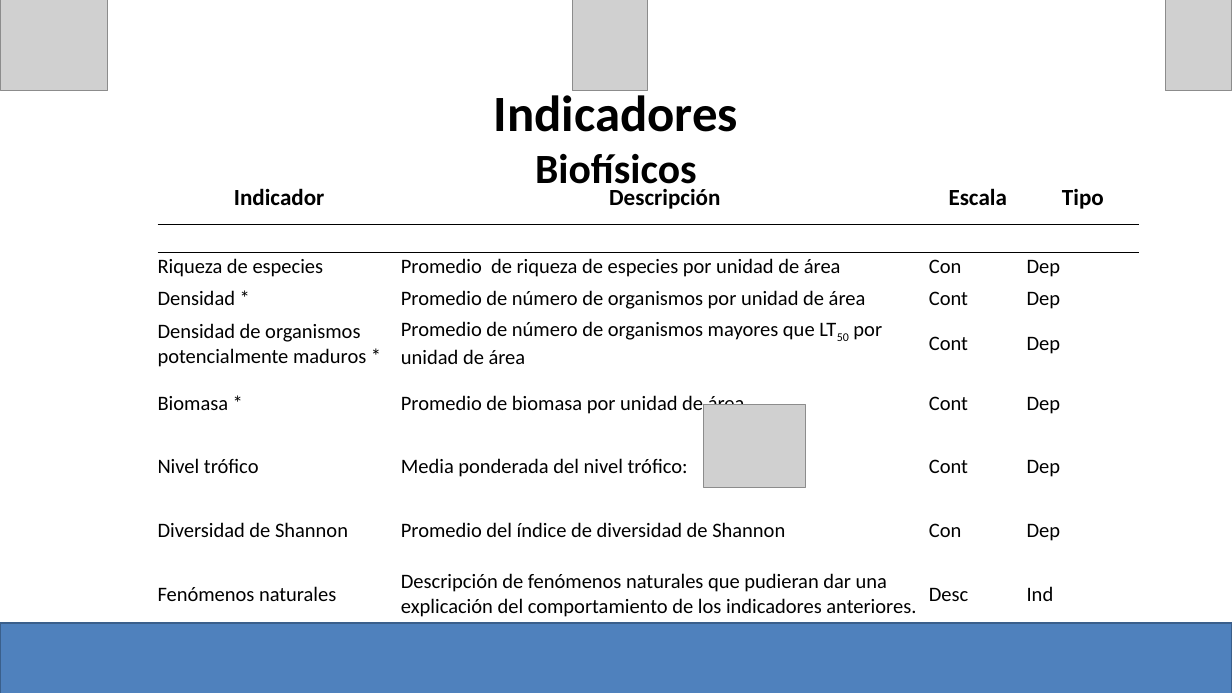
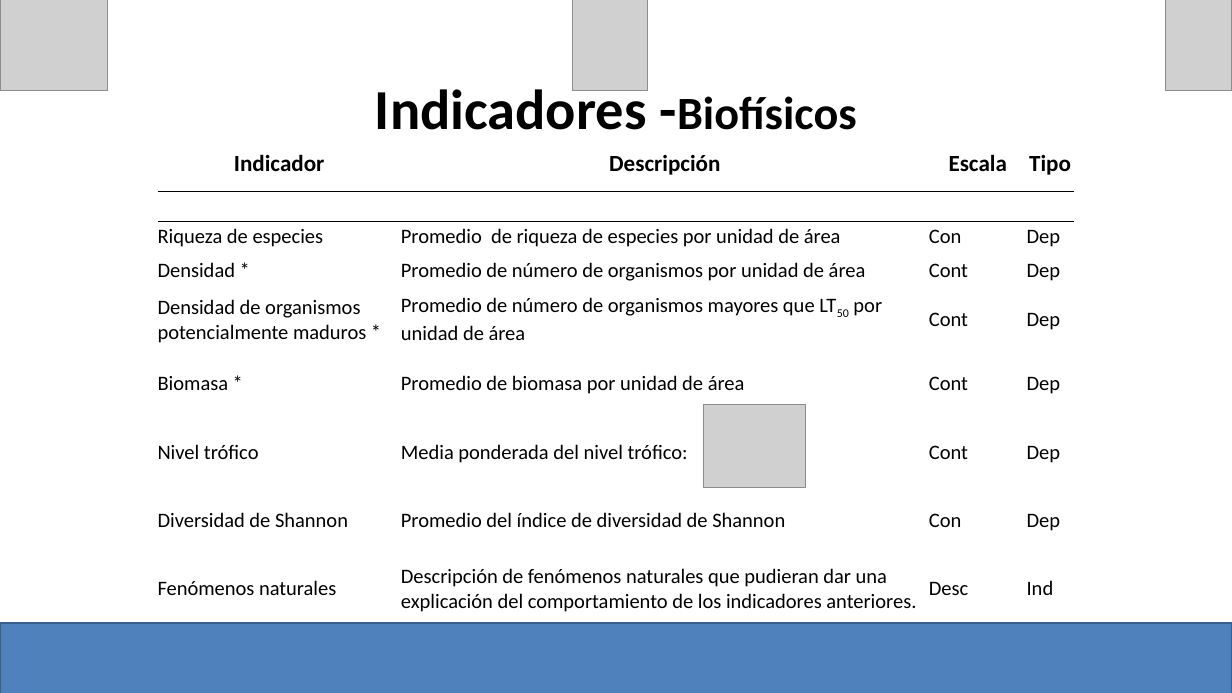
Before and after one commit to turfeffect/Docs, a slide deck: slide 7 of Presentations/Workshop in Mexico/Mexico Workshop.pptx (slide 8 before the commit). Drawn at 1232x693 pixels with LibreOffice and Linux fonts; fonts in the diff are those of the drawing; grey boxes stand for pictures. Boxes give left, top, right and bottom in pixels: in the first picture for what was removed or moved away, otherwise in the second. Text is boxed around its words. In the diff, an @@ line names an element or a change of style, - is before the commit and + after.

```diff
--- a/Presentations/Workshop in Mexico/Mexico Workshop.pptx
+++ b/Presentations/Workshop in Mexico/Mexico Workshop.pptx
@@ title at bbox=[375, 82, 857, 130]: text changed; size 39.6 to 44 pt @@
-Indicadores
-Biofísicos
+Indicadores -Biofísicos
@@ table: place and size @@
-table at bbox=[157, 172, 1139, 626]
+table at bbox=[157, 136, 1073, 624]
```
Also in this commit, not shown: 7 other slides changed, 4 slides added, 4 slides removed, 1 other file.
